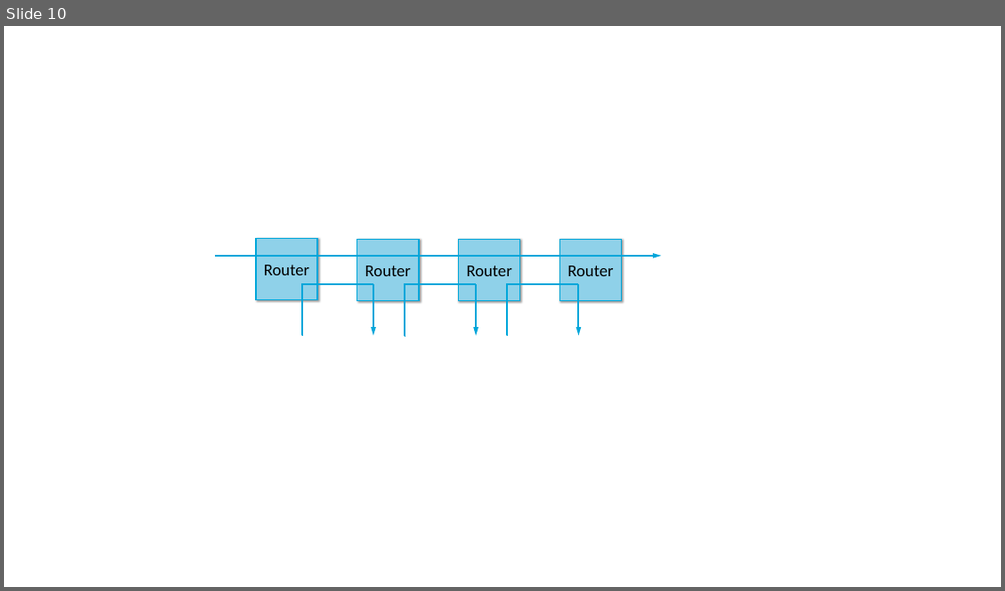
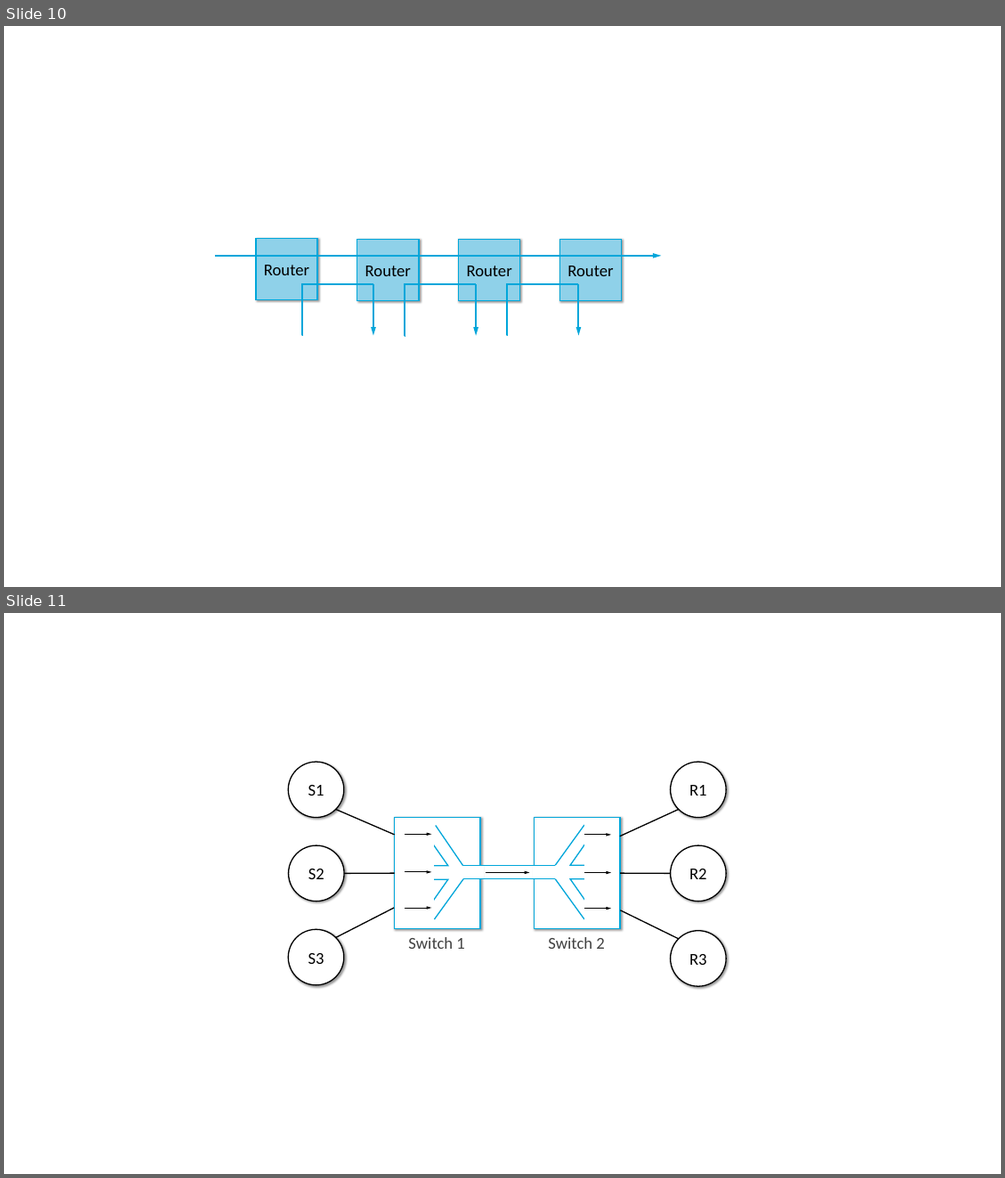
Before and after one commit to SystemsApproach/tcpcc, a slide deck: figures/Figure-sources.pptx. Shown one above the other, each under a label of ours: slide 10 before the commit, slides 10 and 11 after it. The pictures are 1005x591 and 1005x1178 pixels, drawn with LibreOffice and Linux fonts; fonts in the diff are those of the drawing. Boxes give left, top, right and bottom in pixels: in the first picture for what was removed or moved away, otherwise in the second. Text is boxed around its words. In the diff, an @@ line names an element or a change of style, - is before the commit and + after.

```diff
--- a/figures/Figure-sources.pptx
+++ b/figures/Figure-sources.pptx
@@ slide 11 added at (x1=4, y1=613, x2=1001, y2=1174), background #FFFFFF @@
@@ ellipse added at (x1=288, y1=762, x2=344, y2=818), fill #FFFFFF, outline #000000 2.25 pt, 32 pt, text #000000 @@
+S1
@@ ellipse added at (x1=670, y1=762, x2=726, y2=818), fill #FFFFFF, outline #000000 2.25 pt, 32 pt, text #000000 @@
+R1
@@ line added from (335, 809) to (394, 835), #000000 2.25 pt @@
@@ rectangle added at (x1=394, y1=818, x2=480, y2=929), fill #FFFFFF, outline #00A6DA 2.25 pt @@
@@ group added at (x1=412, y1=819, x2=463, y2=925): 2 lines, 2 triangles, 1 rectangle @@
@@ rectangle added at (x1=534, y1=818, x2=620, y2=929), fill #FFFFFF, outline #00A6DA 2.25 pt @@
@@ group added at (x1=555, y1=819, x2=607, y2=924): 2 lines, 2 triangles, 1 rectangle @@
@@ line added from (620, 836) to (679, 809), #000000 2.25 pt @@
@@ ellipse added at (x1=289, y1=845, x2=344, y2=901), fill #FFFFFF, outline #000000 2.25 pt, 32 pt, text #000000 @@
+S2
@@ arrow added from (404, 834) to (431, 834), #000000 1.5 pt @@
@@ arrow added from (584, 835) to (611, 835), #000000 1.5 pt @@
@@ ellipse added at (x1=670, y1=845, x2=726, y2=901), fill #FFFFFF, outline #000000 2.25 pt, 32 pt, text #000000 @@
+R2
@@ line added from (344, 873) to (394, 873), #000000 2.25 pt @@
@@ arrow added from (404, 872) to (431, 872), #000000 1.5 pt @@
@@ line added from (463, 879) to (555, 879), #00A6DA 2.25 pt @@
@@ line added from (463, 865) to (555, 865), #00A6DA 2.25 pt @@
@@ line added from (481, 865) to (481, 879), #FFFFFF 8 pt @@
@@ arrow added from (485, 872) to (529, 872), #000000 1.5 pt @@
@@ line added from (534, 865) to (534, 879), #FFFFFF 4.5 pt @@
@@ arrow added from (584, 872) to (611, 872), #000000 1.5 pt @@
@@ line added from (620, 873) to (670, 873), #000000 2.25 pt @@
@@ ellipse added at (x1=288, y1=929, x2=344, y2=985), fill #FFFFFF, outline #000000 2.25 pt, 32 pt, text #000000 @@
+S3
@@ line added from (335, 938) to (394, 908), #000000 2.25 pt @@
@@ arrow added from (404, 908) to (431, 908), #000000 1.5 pt @@
@@ arrow added from (584, 908) to (611, 908), #000000 1.5 pt @@
@@ line added from (620, 910) to (679, 939), #000000 2.25 pt @@
@@ ellipse added at (x1=670, y1=931, x2=726, y2=986), fill #FFFFFF, outline #000000 2.25 pt, 32 pt, text #000000 @@
+R3
@@ text added at (x1=408, y1=937, x2=464, y2=949), 32 pt, text #414141 @@
+Switch 1
@@ text added at (x1=548, y1=937, x2=604, y2=949), 32 pt, text #414141 @@
+Switch 2
```
Also in this commit, not shown: 2 other files.
